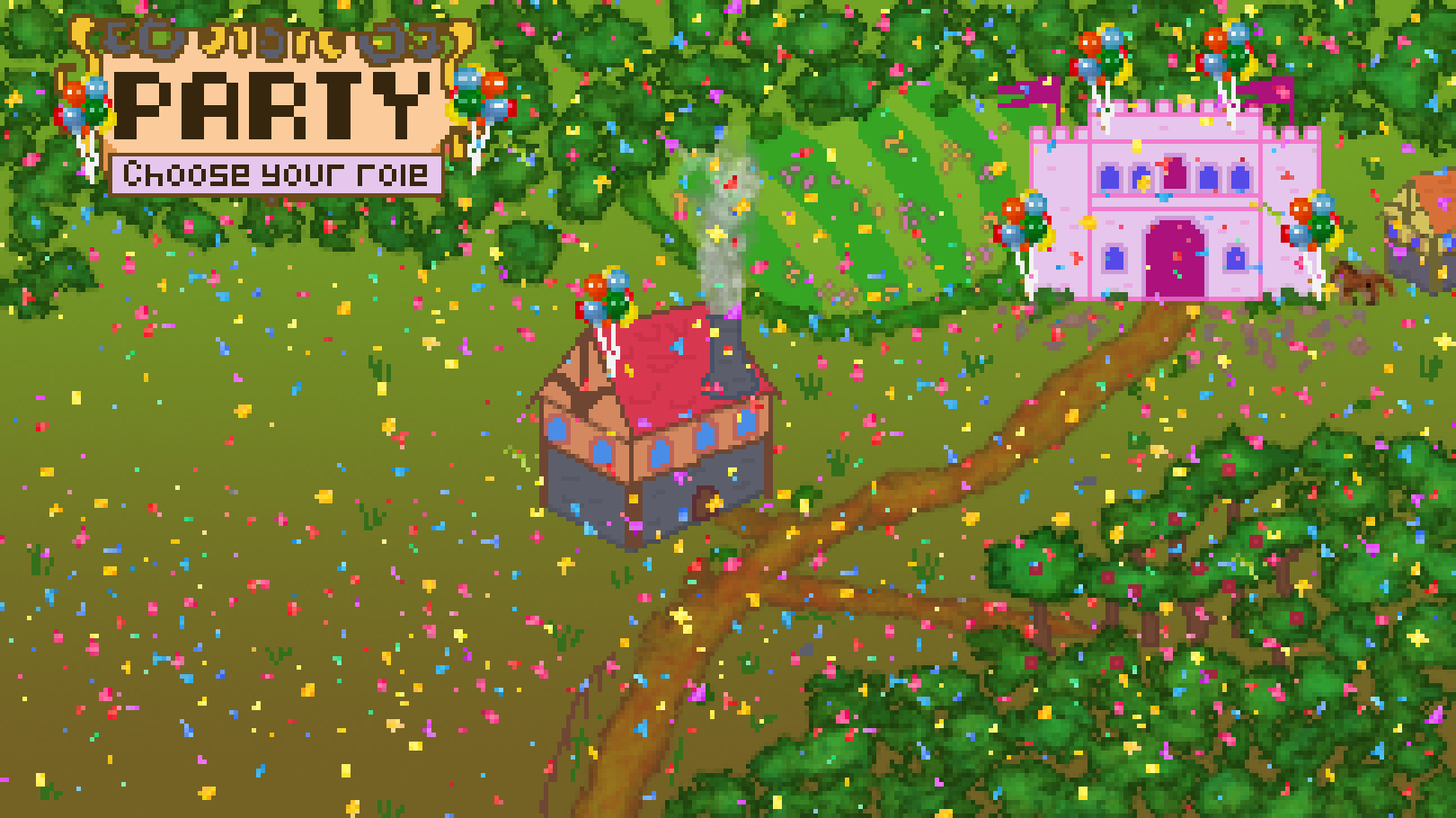
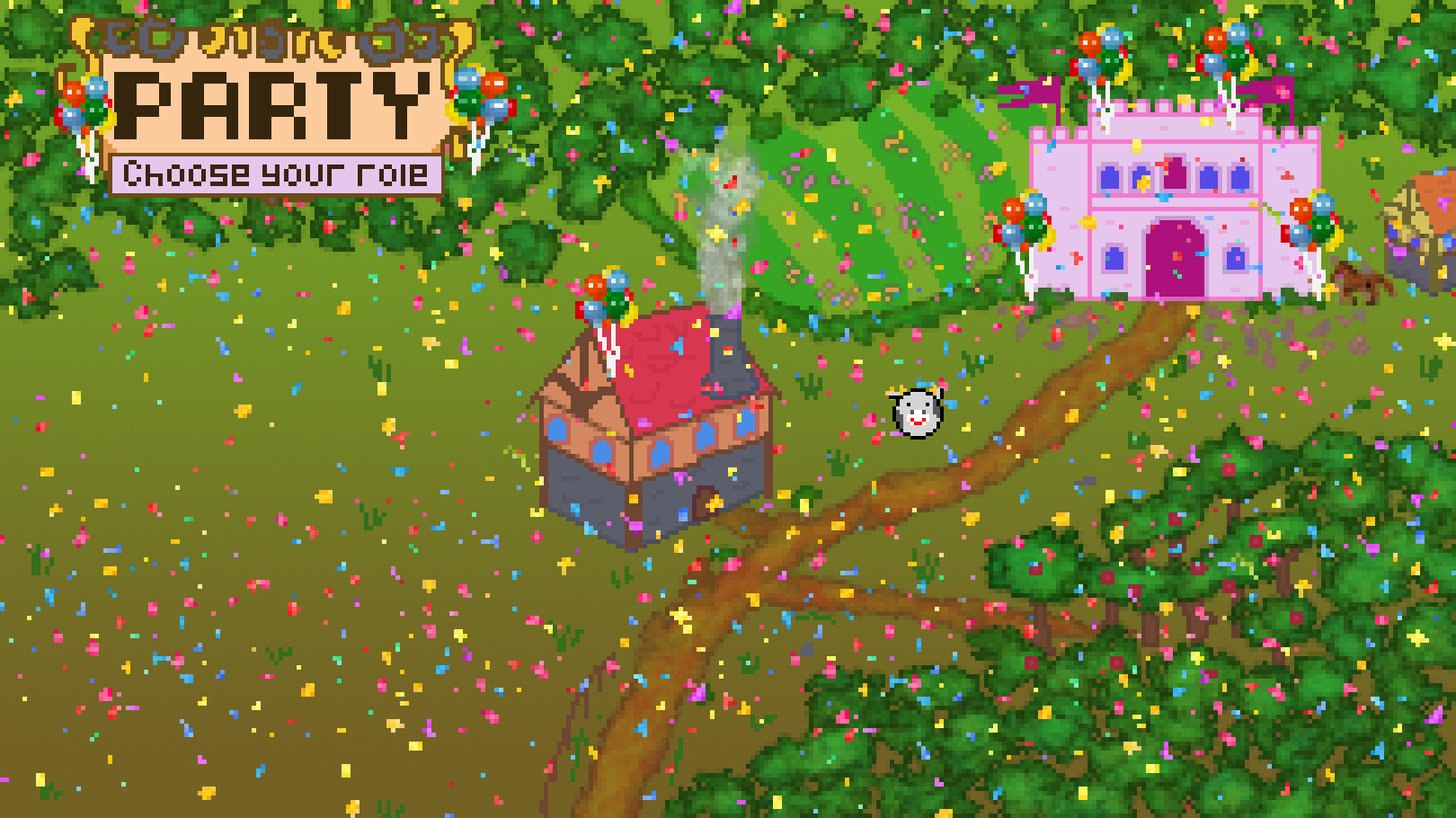
Comparing the layer stacks of the two 1456px x 818px images. Changes:
added layer "mookie" above "Choose your role" over bbox(889, 384, 944, 440)
